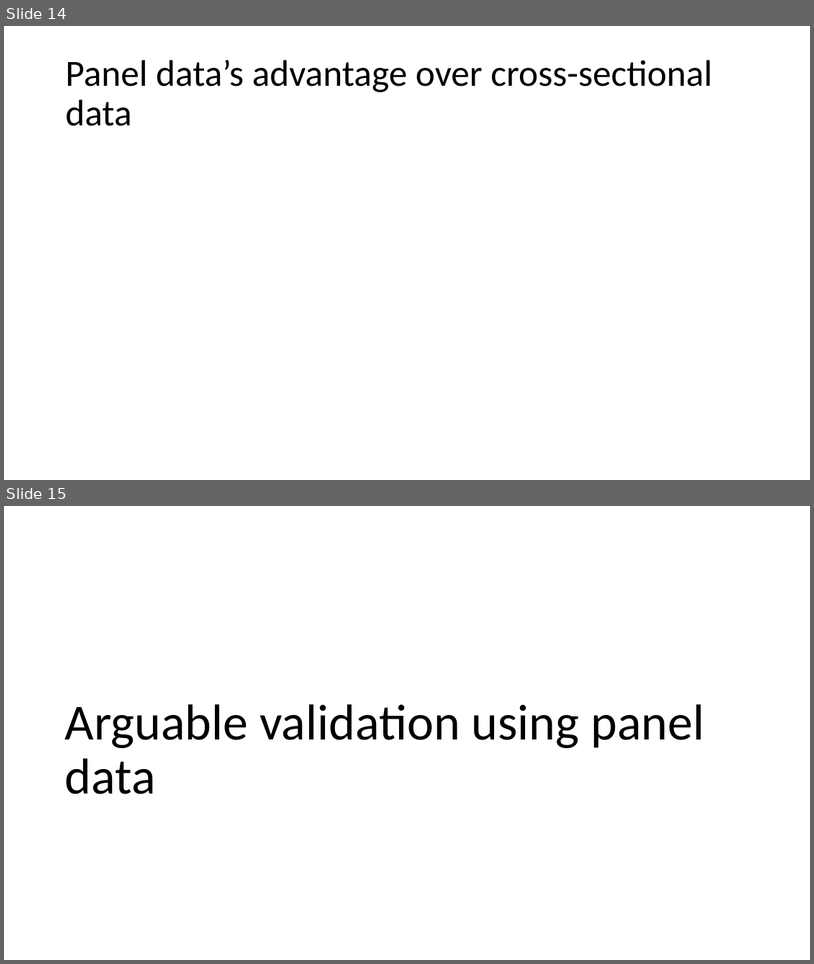
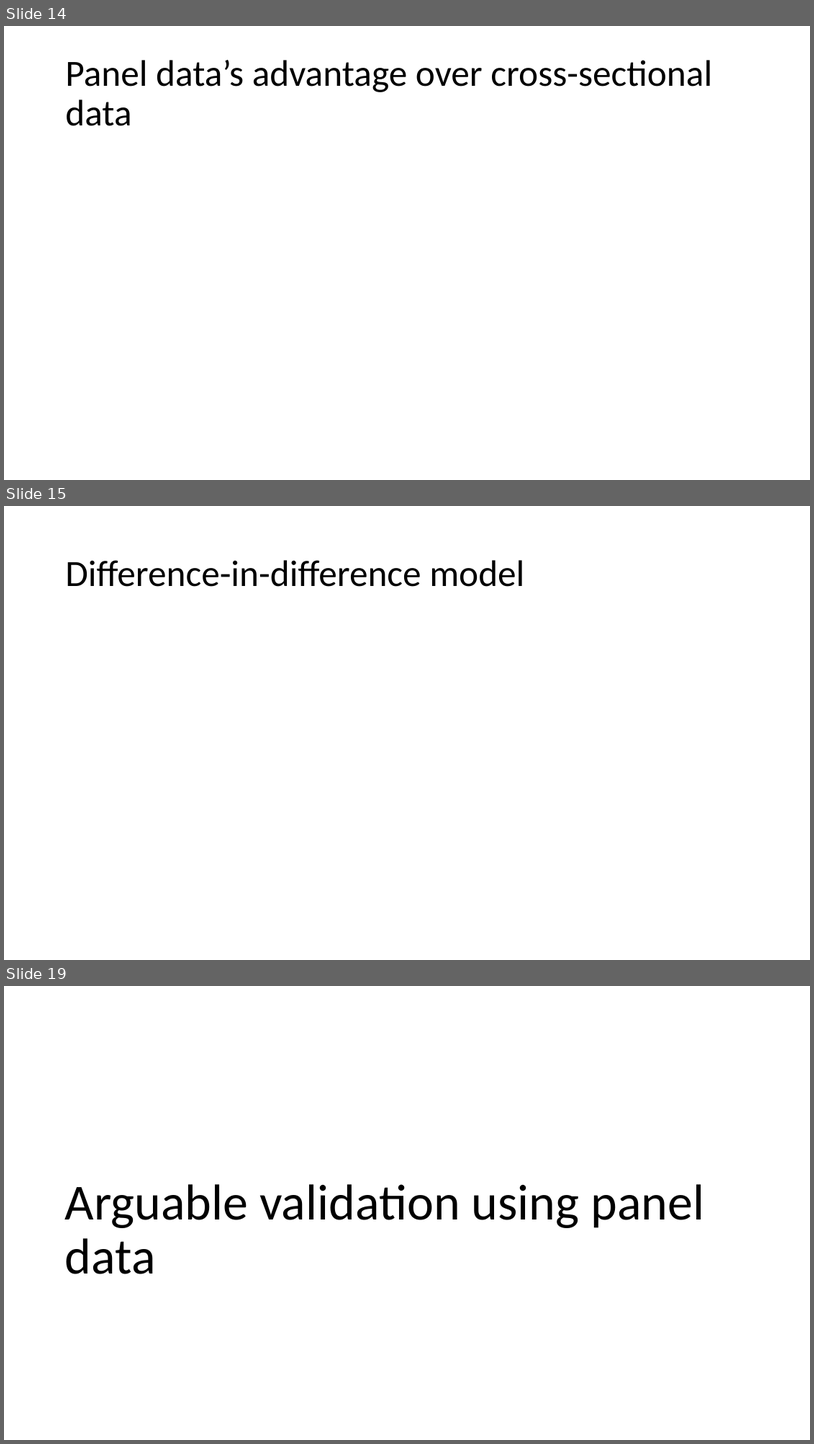
Before and after one commit to shoepaladin/causalinference_crashcourse, a slide deck: Powerpoints/6 DiffnDiff (WIP).pptx. Shown one above the other, each under a label of ours: slides 14 and 15 before the commit, slides 14, 15 and 19 after it; the slides between them are not shown. The pictures are 814x964 and 814x1444 pixels, drawn with LibreOffice and Linux fonts; fonts in the diff are those of the drawing; grey boxes stand for pictures. Boxes give left, top, right and bottom in pixels: in the first picture for what was removed or moved away, otherwise in the second. Text is boxed around its words. In the diff, an @@ line names an element or a change of style, - is before the commit and + after.

```diff
--- a/Powerpoints/6 DiffnDiff (WIP).pptx
+++ b/Powerpoints/6 DiffnDiff (WIP).pptx
@@ slide 15 added at box(4, 506, 810, 960), background #FFFFFF @@
@@ title added at box(65, 560, 525, 587), 44 pt, text #000000 @@
+Difference-in-difference model
@@ what was slide 15 is now slide 19 @@
```
Also in this commit, not shown: 1 slide changed, 5 other slides added, 2 slides removed, 5 other files.
